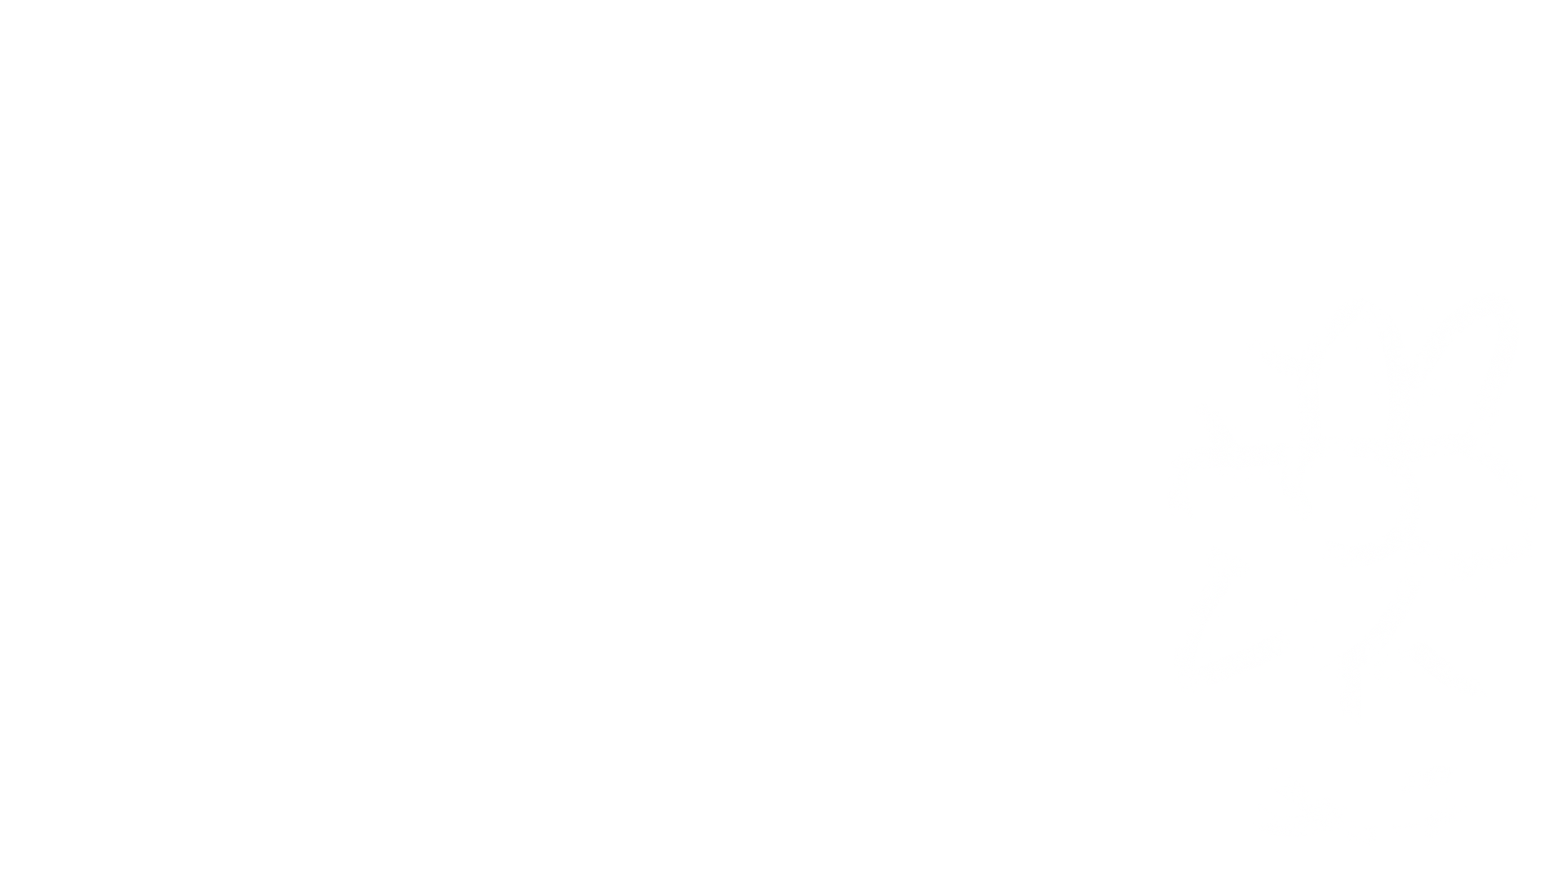
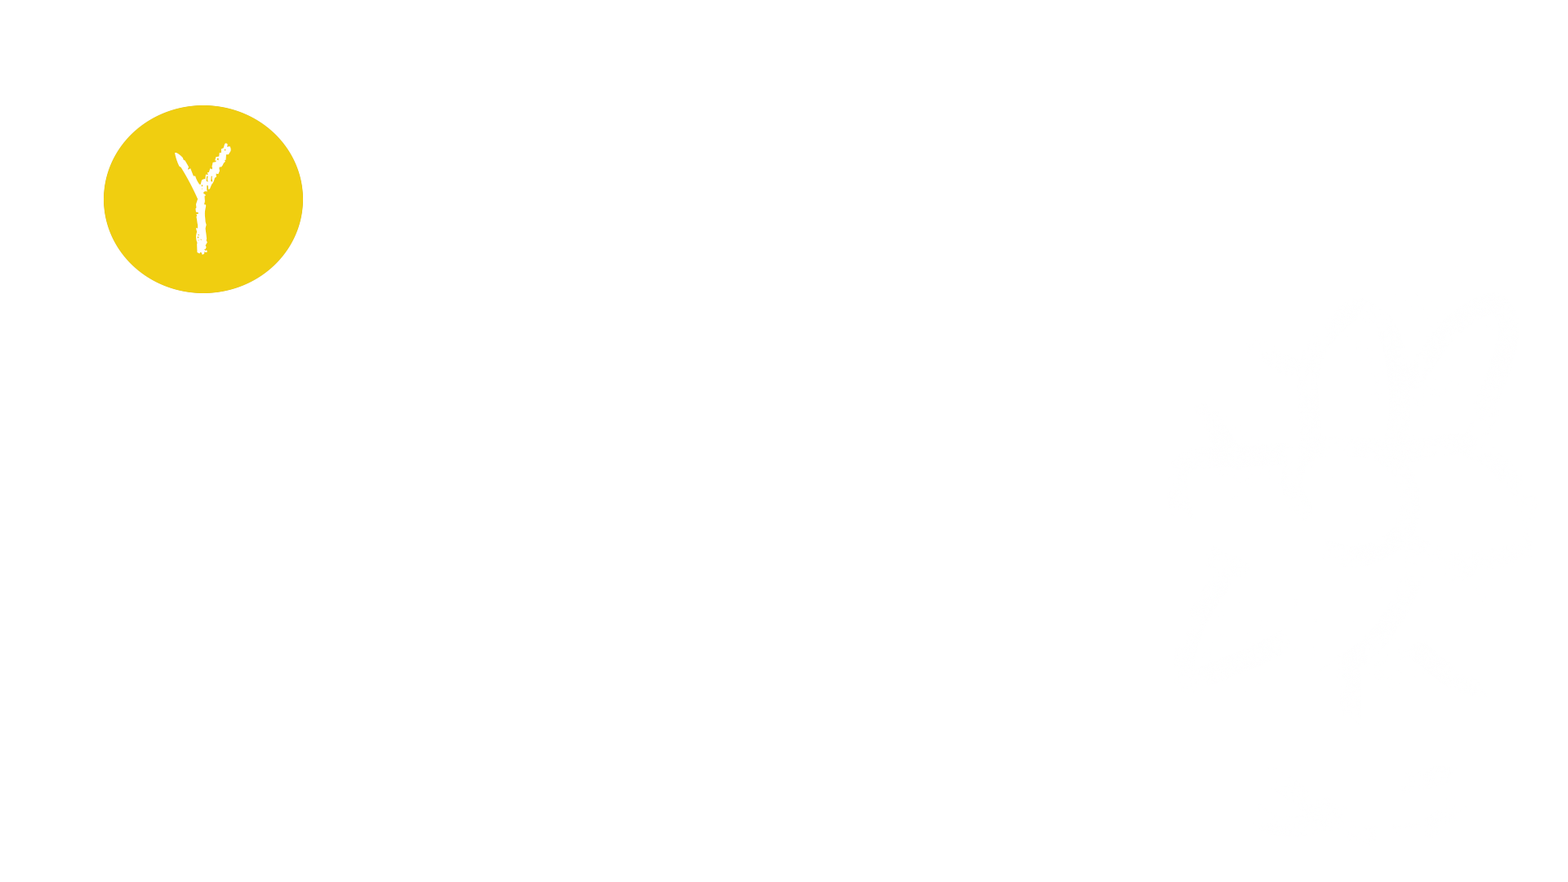
Before/after of a 1568 x 882 layered artwork. What changed in the layer stack:
added layer "Y" above "えるよ！" over left=174, top=142, right=232, bottom=255
painted on "えるよ！" over left=103, top=105, right=303, bottom=294